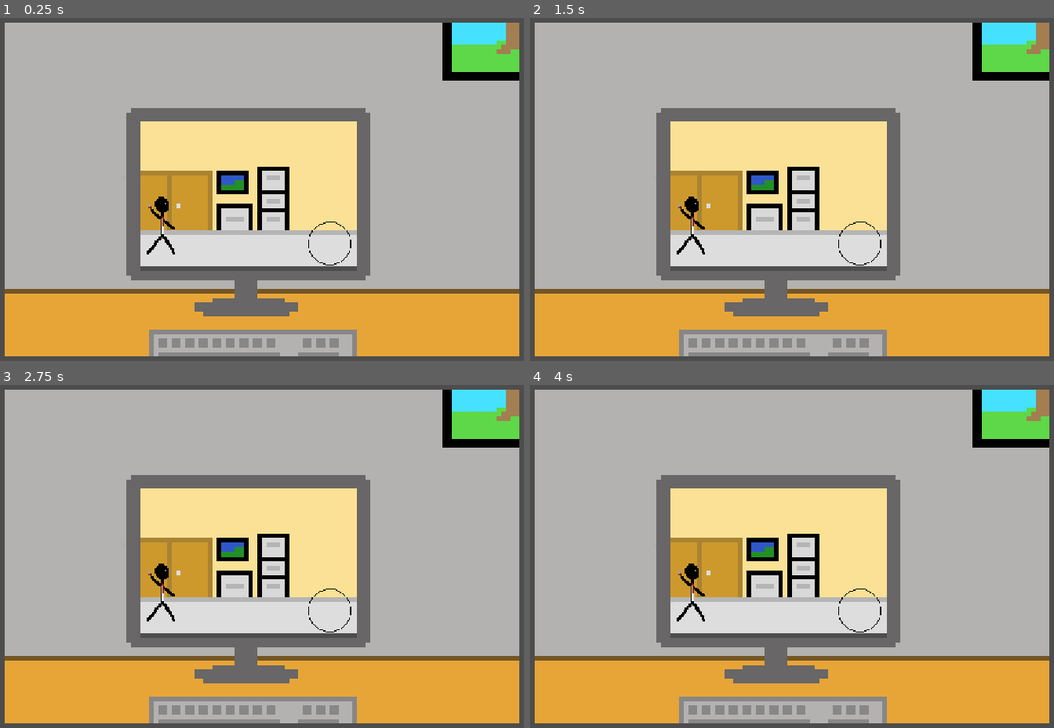
Above: before the commit, frames 1-4 (two rows, left to right).
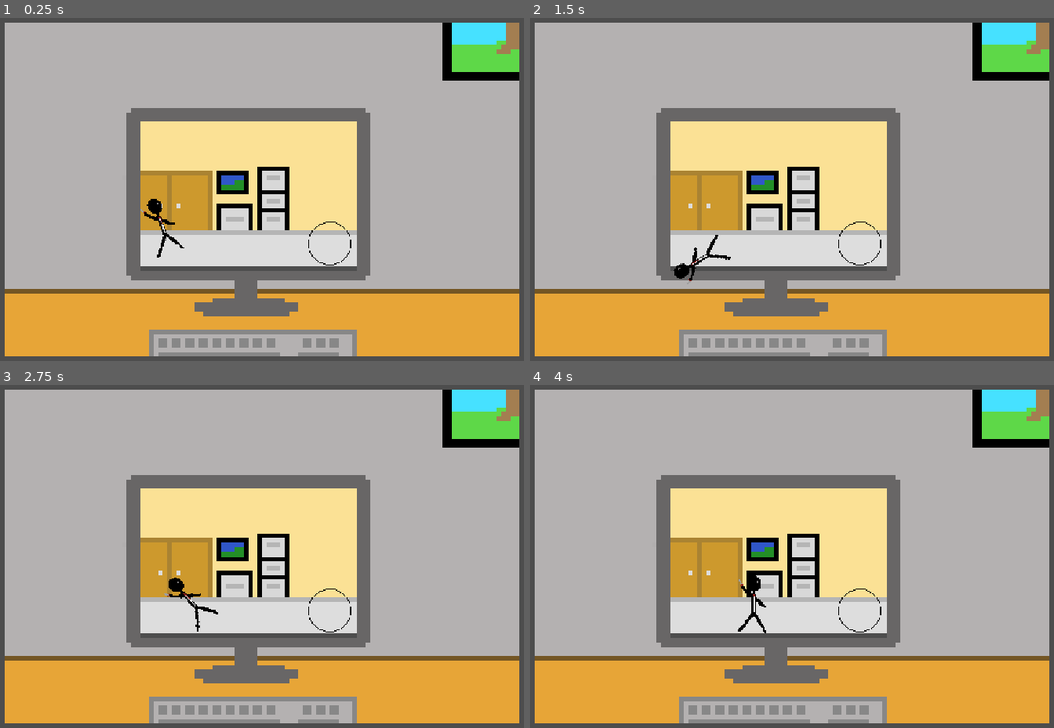
Above: after the commit, the same moments.

Repository: RedR64/first-game-jam-game
Game: Godot game, scene res://scenes/office_background.tscn
The game is run twice, just before and just after one commit, with the same random seed, the same clock (stepped at 60 frames per second) and the same inputs.
Inputs (mouse positions are in pixels of both pictures, inside the frame that each line leads up to):
- Up to frame 1 (0.25 s): no input
- Up to frame 2 (1.5 s): tap Enter at 0.5 s; move the mouse to (860, 244) at 0.52 s; press the mouse at (860, 244) at 0.53 s; hold D (right) 0.53-1.28 s; tap Space at 1.25 s; move the mouse to (666, 206) at 1.27 s; release the mouse at (666, 206) at 1.28 s; hold Down (down) from 1.28 s (still down); click (666, 206) at 1.35 s
- Up to frame 3 (2.75 s): move the mouse to (324, 477) at 2.02 s; release Down (down) at 2.03 s; press the mouse at (324, 477) at 2.03 s; hold D (right) from 2.03 s (still down)
- Up to frame 4 (4 s): tap Enter at 2.75 s; move the mouse to (760, 628) at 2.77 s; release D (right) at 2.78 s; release the mouse at (760, 628) at 2.78 s; hold W (up) 2.78-3.53 s; click (760, 628) at 2.85 s; move the mouse to (980, 607) at 3.52 s; press the mouse at (980, 607) at 3.53 s; hold A (left) from 3.53 s (still down)

The runs differ from the first frame. In frame 1, 0.4% of the frame differs, in the area x 26-36%, y 52-70%; in frame 2, 0.5%, in the area x 27-39%, y 52-77%; in frame 3, 0.5%; in frame 4, 0.5%.

Commit message:
Re-introduced some movement
Also added the ability to aim (super basic

Diff:
--- /dev/null
+++ b/scenes/player.gd
@@ -0,0 +1,54 @@
+extends CharacterBody2D
+
+@export var move_speed : float = 100
+@export var starting_direction : Vector2 = Vector2(0,1)
+
+
+
+
+func get_input():
+	look_at(get_global_mouse_position())
+	velocity = transform.x * Input.get_axis("down", "up") * move_speed
+
+func _physics_process(delta):
+	get_input()
+	move_and_slide()
+
+
+
+
+#parameters/Idle/blend_position
+
+#@onready var animation_tree = $AnimationTree
+#@onready var state_machine = animation_tree.get("parameters/playback")
+
+#func _ready() -> void:
+	#update_animation_parameters(starting_direction)
+
+#func _physics_process(_delta):
+	#var input_direction = Vector2(
+		#Input.get_action_strength("right") - Input.get_action_strength("left"),
+		#Input.get_action_strength("down") - Input.get_action_strength("up")
+	#)
+
+	#update_animation_parameters(input_direction)
+
+
+
+	#velocity = input_direction * move_speed
+	#
+	#
+	#move_and_slide()
+	#
+	#pick_new_state()
+
+#func update_animation_parameters(move_input : Vector2):
+	#if(move_input != Vector2.ZERO):
+		#animation_tree.set("parameters/Walk/blend_position", move_input)
+		#animation_tree.set("parameters/Idle/blend_position", move_input)
+	#
+#func pick_new_state():
+	#if(velocity != Vector2.ZERO):
+		#state_machine.travel("Walk")
+	#else:
+		#state_machine.travel("Idle")
--- a/scenes/player.tscn
+++ b/scenes/player.tscn
@@ -1,12 +1,14 @@
 [gd_scene format=3 uid="uid://dykn6aruo5t2d"]
 
 [ext_resource type="Texture2D" uid="uid://dqiqhmqq1vb2b" path="res://art/mainProtaganist.png" id="1_3vyb7"]
+[ext_resource type="Script" uid="uid://c2dvi4xq63m4u" path="res://scenes/player.gd" id="1_g2els"]
 
 [sub_resource type="RectangleShape2D" id="RectangleShape2D_ogq8d"]
 size = Vector2(44, 19)
 
 [node name="CharacterBody2D" type="CharacterBody2D" unique_id=1240282853]
 scale = Vector2(0.15, 0.15)
+script = ExtResource("1_g2els")
 
 [node name="Sprite2D" type="Sprite2D" parent="." unique_id=1295587001]
 texture = ExtResource("1_3vyb7")
Not shown, added: art/shopItem.png.import
Not shown, added: scenes/player.gd.uid
